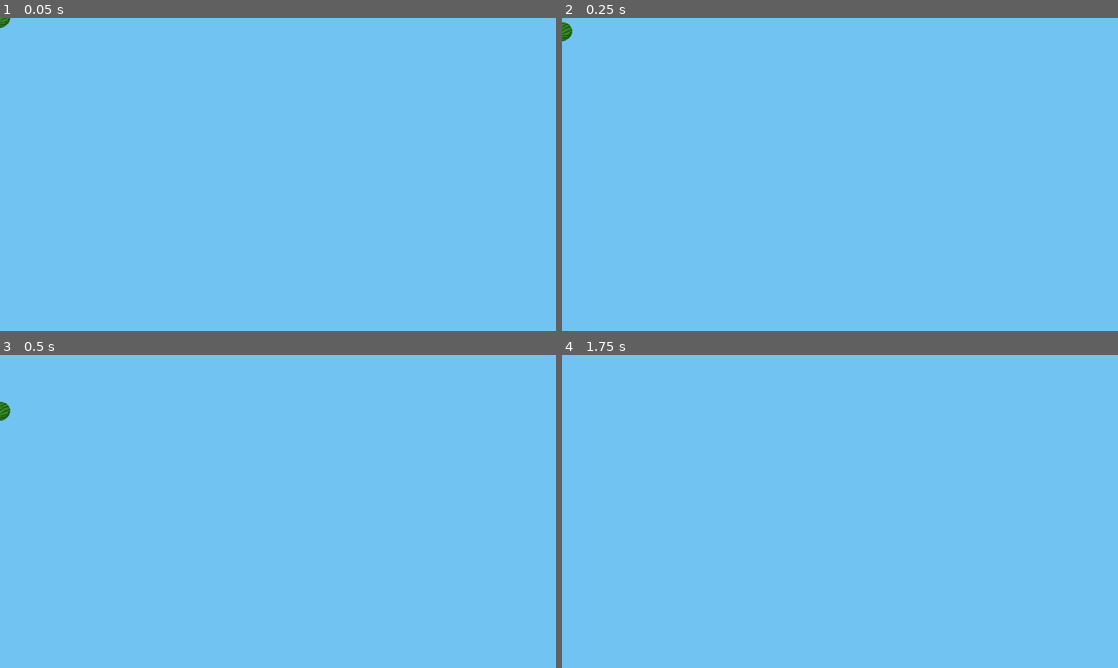
Above: before the commit, frames 1-4 (two rows, left to right).
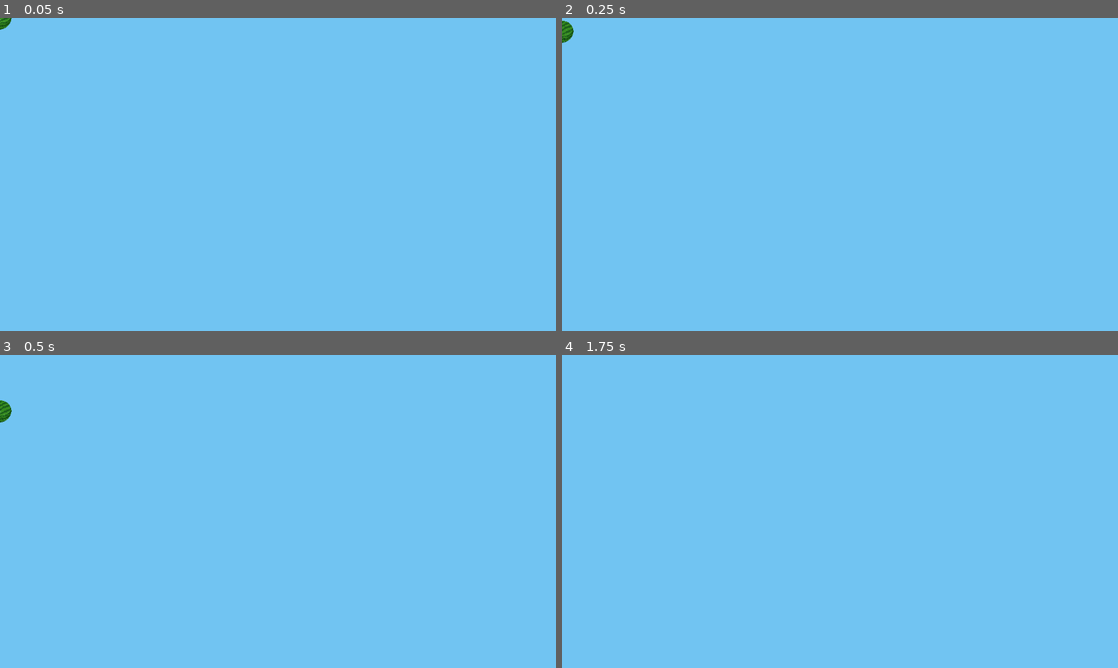
Above: after the commit, the same moments.

Repository: EngenhariaSoftwarePUCRS/Projeto_de_Desenvolvimento_de_Jogos
Game: Godot game, scene res://scenes/characters/watermelon.tscn
Two runs of this game, one before a commit and one after it. Both use one fixed random seed, a clock stepped at 60 frames per second and the inputs below. This scene is started directly instead of the project's main scene.
Inputs (mouse positions are in pixels of both pictures, inside the frame that each line leads up to):
- Up to frame 1 (0.05 s): no input
- Up to frame 2 (0.25 s): no input
- Up to frame 3 (0.5 s): no input
- Up to frame 4 (1.75 s): move the mouse to (962, 495) at 0.52 s; hold Space (action) 0.53-1.28 s; hold D (move_right) from 0.53 s (still down); tap W (jump) at 0.77, 1.52 s; move the mouse to (728, 527) at 1.27 s; tap Space (action) at 1.35 s

The runs differ from the first frame. In frame 1, less than 0.1% of the frame differs, in the area x 0-3%, y 0-4%; in frame 2, less than 0.1%; in frame 3, less than 0.1%, in the area x 0-3%, y 14-22%; in frame 4, nothing differs.

Commit message:
Magali Watermelon Functionality

Diff:
--- a/FugaDosPets/scenes/characters/watermelon.tscn
+++ b/FugaDosPets/scenes/characters/watermelon.tscn
@@ -1,18 +1,28 @@
-[gd_scene load_steps=3 format=3 uid="uid://b1to83u6ms2gy"]
+[gd_scene load_steps=4 format=3 uid="uid://b1to83u6ms2gy"]
 
 [ext_resource type="Texture2D" uid="uid://b0qrhw1jnc3nd" path="res://assets/characters/magali/watermelon.png" id="1_3xkyo"]
+[ext_resource type="Script" path="res://scripts/characters/watermelon.gd" id="1_5duuv"]
 
 [sub_resource type="CircleShape2D" id="CircleShape2D_rphdm"]
-radius = 21.0238
+radius = 23.1948
 
 [node name="Watermelon" type="RigidBody2D"]
 collision_layer = 16
 collision_mask = 97
+script = ExtResource("1_5duuv")
 
 [node name="Sprite2D" type="Sprite2D" parent="."]
-position = Vector2(-1, 4)
-scale = Vector2(0.031, 0.031)
+position = Vector2(-2, 5)
+scale = Vector2(0.036, 0.036)
 texture = ExtResource("1_3xkyo")
 
 [node name="CollisionShape2D" type="CollisionShape2D" parent="."]
 shape = SubResource("CircleShape2D_rphdm")
+
+[node name="VisibleOnScreenNotifier2D" type="VisibleOnScreenNotifier2D" parent="."]
+
+[node name="Timer" type="Timer" parent="."]
+wait_time = 10.0
+
+[connection signal="screen_exited" from="VisibleOnScreenNotifier2D" to="." method="_on_visible_on_screen_notifier_2d_screen_exited"]
+[connection signal="timeout" from="Timer" to="." method="_on_timer_timeout"]
--- a/FugaDosPets/scripts/characters/magali.gd
+++ b/FugaDosPets/scripts/characters/magali.gd
@@ -2,7 +2,7 @@
 
 
 @onready var animated_sprite: AnimatedSprite2D = $AnimatedSprite
-
+@onready var watermelon = load("res://scenes/characters/watermelon.tscn")
 
 const SPEED = 300.0
 const JUMP_VELOCITY = -400.0
@@ -14,13 +14,12 @@
 	animated_sprite.play("idle")
 
 
-func animate() -> void:
-	if velocity.x == 0:
-		animated_sprite.play("idle")
-	else:
-		pass
-		# animated_sprite.play("walking")
-	animated_sprite.flip_h = velocity.x < 0
+func _input(event: InputEvent) -> void:
+	if visible == false:
+		return
+
+	if event.is_action_pressed("action"):
+		throw_watermelon()
 
 
 func _physics_process(delta: float) -> void:
@@ -44,3 +43,18 @@
 
 	animate()
 	move_and_slide()
+
+
+func animate() -> void:
+	if velocity.x == 0:
+		animated_sprite.play("idle")
+	else:
+		pass
+		# animated_sprite.play("walking")
+	animated_sprite.flip_h = velocity.x < 0
+
+
+func throw_watermelon() -> void:
+	var watermelon_i = watermelon.instantiate()
+	watermelon_i.move(global_position)
+	get_tree().call_group("level1", "spawn_object", watermelon_i)
--- a/FugaDosPets/scripts/characters/monica.gd
+++ b/FugaDosPets/scripts/characters/monica.gd
@@ -56,4 +56,4 @@
 	var sansao_i = sansao.instantiate()
 	var mouse_position = get_global_mouse_position()
 	sansao_i.move(global_position, mouse_position)
-	get_tree().call_group("level1", "spawn_sansao", sansao_i)
+	get_tree().call_group("level1", "spawn_object", sansao_i)
--- /dev/null
+++ b/FugaDosPets/scripts/characters/watermelon.gd
@@ -0,0 +1,29 @@
+extends RigidBody2D
+
+
+@export var SPEED = 200
+
+var magali_pos: Vector2
+
+
+func _ready() -> void:
+	global_position = magali_pos
+
+
+func move(origin: Vector2) -> void:
+	magali_pos.x = origin.x + 25
+	magali_pos.y = origin.y + 50
+
+
+func _on_visible_on_screen_notifier_2d_screen_exited():
+	queue_free()
+
+
+func _on_area_2d_body_entered(body):
+	if not body.visible:
+		return
+	print(body)
+
+
+func _on_timer_timeout():
+	queue_free()
--- a/FugaDosPets/scripts/levels/level_1.gd
+++ b/FugaDosPets/scripts/levels/level_1.gd
@@ -90,5 +90,5 @@
 	lever.pull(show_branches)
 
 
-func spawn_sansao(sansao_instance) -> void:
-	add_child.call_deferred(sansao_instance)
+func spawn_object(obj_instance) -> void:
+	add_child.call_deferred(obj_instance)
